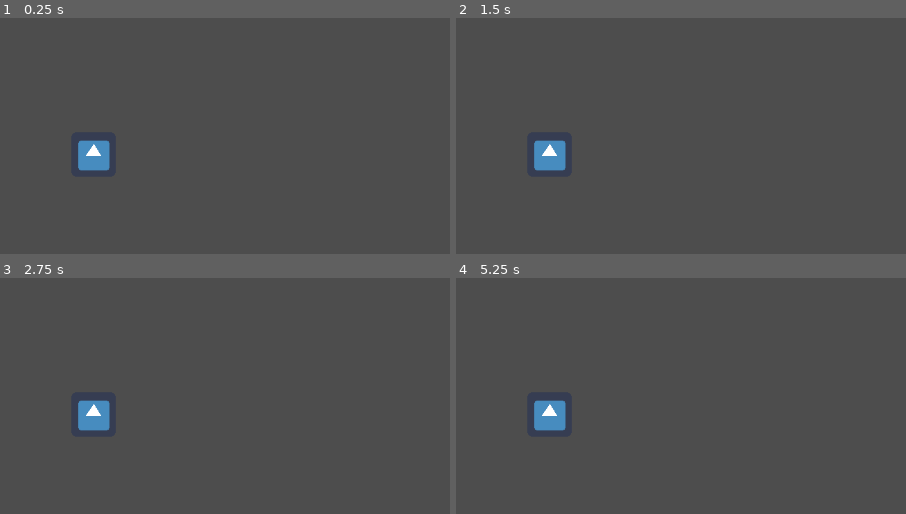
Above: before the commit, frames 1-4 (two rows, left to right).
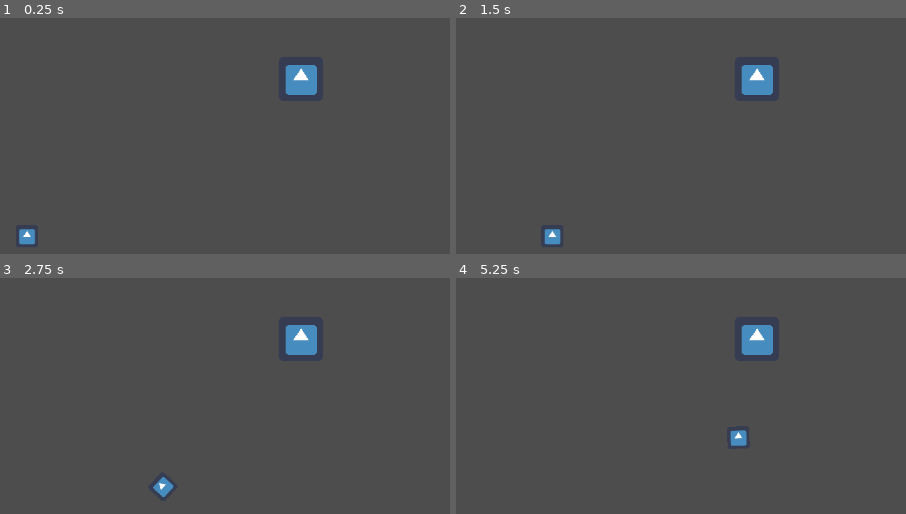
Above: after the commit, the same moments.

Repository: TCOR3987/TCOR30987-Game-Godot-Version
Game: Godot game, scene res://main.tscn
The game is run twice, just before and just after one commit, with the same random seed, the same clock (stepped at 60 frames per second) and the same inputs. The engine's default icon, where the game draws it, is replaced by a stand-in: a white triangle on a blue panel in a dark square.
Inputs (mouse positions are in pixels of both pictures, inside the frame that each line leads up to):
- Up to frame 1 (0.25 s): no input
- Up to frame 2 (1.5 s): drag from (550, 154) to (outside the picture) at 0.52 s; drag from (586, 124) to (708, 192) at 1.27 s
- Up to frame 3 (2.75 s): move the mouse to (outside the picture) at 2.02 s; hold Shift (shift) from 2.03 s (still down); click (outside the picture) at 2.3 s
- Up to frame 4 (5.25 s): release Shift (shift) at 2.75 s; drag from (708, 452) to (505, 294) at 2.77 s; move the mouse to (outside the picture) at 3.52 s; hold Shift (shift) 3.53-4.25 s; right-click (outside the picture) at 3.6 s; click (outside the picture) at 3.67 s; drag from (505, 294) to (550, 414) at 4.27 s; move the mouse to (784, 362) at 5.02 s; press the mouse at (784, 362) at 5.03 s

The runs differ from the first frame. In frame 1, 2.0% of the frame differs, in the area x 4-71%, y 19-97%; in frame 2, 2.1%, in the area x 17-71%, y 19-97%; in frame 3, 2.0%; in frame 4, 2.1%.
Error before the commit: Parse Error: Expected indented block after "for" block. (res://globals.gd:10)

Commit message:
carrier
carrier movement system completed

Diff:
--- a/components/ComponentEngine.gd
+++ b/components/ComponentEngine.gd
@@ -2,4 +2,5 @@
 
 class_name ComponentEngine
 
-@export var power:int = 500
+@export var power:int = 10
+@export var consumption_rate:float = 1
--- a/components/ComponentFuel.gd
+++ b/components/ComponentFuel.gd
@@ -2,7 +2,7 @@
 
 class_name ComponentFuel
 
-@export var current:float = 0
+@export var current:float = 100
 @export var max:float = 100
 
 # Called when the node enters the scene tree for the first time.
--- a/components/ComponentSelect.gd
+++ b/components/ComponentSelect.gd
@@ -2,12 +2,20 @@
 
 class_name ComponentSelect
 
-var selected:bool = false
+@export var selected:bool = false
+var entity
 
 func _on_input_event(viewport, event, shape_idx):
 	if Input.is_action_pressed("left_click") == true:
-		selected = !selected
+		SignalBus.emit_signal("deselect_entities")
+		selected = true
 		pass
 	pass # Replace with function body.
 
-Something
+func _ready():
+	entity = $".."
+	SignalBus.connect("deselect_entities", _deselect_entity)
+
+func _deselect_entity():
+	if entity != Globals.selected_unit:
+		selected = false
--- a/components/ComponentSpeed.gd
+++ b/components/ComponentSpeed.gd
@@ -3,7 +3,7 @@
 class_name ComponentSpeed
 
 @export var current:float = 0
-@export var drag:float = 0
+@export var drag:float = 0.5
 @export var setting:int = 0
 
 
--- a/components/ComponentTurn.gd
+++ b/components/ComponentTurn.gd
@@ -2,4 +2,4 @@
 
 class_name ComponentTurn
 
-@export var speed:float = 100
+@export var speed:float = 1
--- a/components/ComponentWaypoints.tscn
+++ b/components/ComponentWaypoints.tscn
@@ -2,5 +2,5 @@
 
 [ext_resource type="Script" path="res://components/ComponentWaypoints.gd" id="1_1kawu"]
 
-[node name="WaypointsComponent" type="Node2D"]
+[node name="ComponentWaypoints" type="Node2D"]
 script = ExtResource("1_1kawu")
--- a/entities/carrier/EntityCarrier.gd
+++ b/entities/carrier/EntityCarrier.gd
@@ -1,11 +1,3 @@
 extends CharacterBody2D
 
 class_name EntityCarrier
-
-# Called when the node enters the scene tree for the first time.
-func _ready():
-	pass # Replace with function body.
-
-# Called every frame. 'delta' is the elapsed time since the previous frame.
-func _process(delta):
-	pass
--- a/entities/carrier/EntityCarrier.tscn
+++ b/entities/carrier/EntityCarrier.tscn
@@ -6,41 +6,48 @@
 [ext_resource type="PackedScene" path="res://components/ComponentSpeed.tscn" id="4_p8o1l"]
 [ext_resource type="PackedScene" path="res://components/ComponentTeam.tscn" id="5_u6djt"]
 [ext_resource type="PackedScene" uid="uid://drcgkmjnqoax6" path="res://components/ComponentWaypoints.tscn" id="6_vmrll"]
-[ext_resource type="PackedScene" uid="uid://b8q3cy58rualg" path="res://systems/MovementCarrierSystem.tscn" id="7_sduvf"]
 [ext_resource type="Texture2D" uid="uid://sh0o8wj40dkt" path="res://icon.png" id="8_m8qp4"]
 [ext_resource type="PackedScene" uid="uid://cuto07p0aebpn" path="res://components/ComponentTransform.tscn" id="8_puqdq"]
 [ext_resource type="PackedScene" uid="uid://bkc6c7ogcqtq1" path="res://components/ComponentTurn.tscn" id="10_wkt53"]
 [ext_resource type="PackedScene" uid="uid://cb8xgnm0xk5ot" path="res://components/ComponentSelect.tscn" id="11_38jp6"]
+[ext_resource type="PackedScene" uid="uid://ox47q8ej0gno" path="res://systems/SystemMovementNonFuel.tscn" id="11_cgmpu"]
+[ext_resource type="PackedScene" uid="uid://dfmsmqlcd7hpl" path="res://systems/SystemWaypointsChange.tscn" id="12_6g0mq"]
 
 [node name="EntityCarrier" type="CharacterBody2D"]
-motion_mode = 1
 script = ExtResource("1_l8m0m")
 
 [node name="Sprite2D" type="Sprite2D" parent="."]
 texture = ExtResource("8_m8qp4")
 
 [node name="ComponentEngine" parent="." instance=ExtResource("2_lia8e")]
-power = 10
+consumption_rate = 0.0
 
 [node name="HitpointsComponent" parent="." instance=ExtResource("3_k4r1m")]
+hitpoints_current = 10000.0
+hitpoints_max = 10000.0
+
+[node name="Area2D" parent="." instance=ExtResource("11_38jp6")]
 
 [node name="SpeedComponent" parent="." instance=ExtResource("4_p8o1l")]
+drag = 0.9
 
 [node name="TeamComponent" parent="." instance=ExtResource("5_u6djt")]
-
-[node name="WaypointsComponent" parent="." instance=ExtResource("6_vmrll")]
-
-[node name="MovementCarrierSystem" parent="." node_paths=PackedStringArray("component_waypoints", "component_speed", "component_engine", "component_transform", "component_turn") instance=ExtResource("7_sduvf")]
-component_waypoints = NodePath("../WaypointsComponent")
-component_speed = NodePath("../SpeedComponent")
-component_engine = NodePath("../ComponentEngine")
-component_transform = NodePath("../ComponentTransform")
-component_turn = NodePath("../ComponentTurn")
+team = 1
 
 [node name="ComponentTransform" parent="." node_paths=PackedStringArray("xyz") instance=ExtResource("8_puqdq")]
 xyz = NodePath("..")
 
 [node name="ComponentTurn" parent="." instance=ExtResource("10_wkt53")]
 
-[node name="ComponentSelect" parent="." instance=ExtResource("11_38jp6")]
-scale = Vector2(3, 3)
+[node name="ComponentWaypoints" parent="." instance=ExtResource("6_vmrll")]
+
+[node name="MovementCarrierSystem" parent="." node_paths=PackedStringArray("component_waypoints", "component_speed", "component_engine", "component_transform", "component_turn") instance=ExtResource("11_cgmpu")]
+component_waypoints = NodePath("../ComponentWaypoints")
+component_speed = NodePath("../SpeedComponent")
+component_engine = NodePath("../ComponentEngine")
+component_transform = NodePath("../ComponentTransform")
+component_turn = NodePath("../ComponentTurn")
+
+[node name="SystemWaypointsChange" parent="." node_paths=PackedStringArray("component_waypoints", "component_select") instance=ExtResource("12_6g0mq")]
+component_waypoints = NodePath("../ComponentWaypoints")
+component_select = NodePath("../Area2D")
--- /dev/null
+++ b/entities/uav_scout/UAV_Scout.gd
@@ -0,0 +1,3 @@
+extends CharacterBody2D
+
+class_name EntityUavScout
--- /dev/null
+++ b/entities/uav_scout/UAV_Scout.tscn
@@ -0,0 +1,60 @@
+[gd_scene load_steps=14 format=3 uid="uid://b4mt35jl4xvvd"]
+
+[ext_resource type="Script" path="res://entities/uav_scout/UAV_Scout.gd" id="1_gfjfx"]
+[ext_resource type="Texture2D" uid="uid://sh0o8wj40dkt" path="res://icon.png" id="2_vfcvi"]
+[ext_resource type="PackedScene" uid="uid://cuwvauah0mvm8" path="res://components/ComponentEngine.tscn" id="3_q6g1w"]
+[ext_resource type="PackedScene" path="res://components/ComponentFuel.tscn" id="4_1i7py"]
+[ext_resource type="PackedScene" path="res://components/ComponentHitpoints.tscn" id="5_kplyl"]
+[ext_resource type="PackedScene" uid="uid://cb8xgnm0xk5ot" path="res://components/ComponentSelect.tscn" id="6_7yadh"]
+[ext_resource type="PackedScene" path="res://components/ComponentSpeed.tscn" id="7_kc1ib"]
+[ext_resource type="PackedScene" path="res://components/ComponentTeam.tscn" id="8_0u8ga"]
+[ext_resource type="PackedScene" uid="uid://cuto07p0aebpn" path="res://components/ComponentTransform.tscn" id="9_05guo"]
+[ext_resource type="PackedScene" uid="uid://bkc6c7ogcqtq1" path="res://components/ComponentTurn.tscn" id="10_lxell"]
+[ext_resource type="PackedScene" uid="uid://drcgkmjnqoax6" path="res://components/ComponentWaypoints.tscn" id="11_rvgq8"]
+[ext_resource type="PackedScene" uid="uid://dfmsmqlcd7hpl" path="res://systems/SystemWaypointsChange.tscn" id="12_vpfw0"]
+[ext_resource type="PackedScene" uid="uid://sk8vlgwth7t0" path="res://systems/SystemMovementFuel.tscn" id="13_x7orw"]
+
+[node name="EntityScout" type="CharacterBody2D"]
+scale = Vector2(0.5, 0.5)
+motion_mode = 1
+script = ExtResource("1_gfjfx")
+
+[node name="Sprite2D" type="Sprite2D" parent="."]
+texture = ExtResource("2_vfcvi")
+
+[node name="ComponentEngine" parent="." instance=ExtResource("3_q6g1w")]
+power = 20
+
+[node name="SpeedComponent" parent="." instance=ExtResource("7_kc1ib")]
+setting = 1
+
+[node name="FuelComponent" parent="." instance=ExtResource("4_1i7py")]
+
+[node name="HitpointsComponent" parent="." instance=ExtResource("5_kplyl")]
+
+[node name="Area2D" parent="." instance=ExtResource("6_7yadh")]
+scale = Vector2(3, 3)
+selected = true
+
+[node name="TeamComponent" parent="." instance=ExtResource("8_0u8ga")]
+team = 1
+
+[node name="ComponentTransform" parent="." node_paths=PackedStringArray("xyz") instance=ExtResource("9_05guo")]
+xyz = NodePath("..")
+
+[node name="ComponentTurn" parent="." instance=ExtResource("10_lxell")]
+speed = 2.0
+
+[node name="WaypointsComponent" parent="." instance=ExtResource("11_rvgq8")]
+
+[node name="SystemWaypointsChange" parent="." node_paths=PackedStringArray("component_waypoints", "component_select") instance=ExtResource("12_vpfw0")]
+component_waypoints = NodePath("../WaypointsComponent")
+component_select = NodePath("../Area2D")
+
+[node name="SystemMovementFuel" parent="." node_paths=PackedStringArray("component_waypoints", "component_speed", "component_engine", "component_transform", "component_turn", "component_fuel") instance=ExtResource("13_x7orw")]
+component_waypoints = NodePath("../WaypointsComponent")
+component_speed = NodePath("../SpeedComponent")
+component_engine = NodePath("../ComponentEngine")
+component_transform = NodePath("../ComponentTransform")
+component_turn = NodePath("../ComponentTurn")
+component_fuel = NodePath("../FuelComponent")
--- a/globals.gd
+++ b/globals.gd
@@ -1,12 +1,3 @@
 extends Node
 
-var selected_unit = []
-var selected_player_units = []
-
-
-func _process(delta):
-	if Input.is_action_just_pressed("right_click"):
-		if Input.is_action_pressed("shift"):
-			for unit in selected_player_units:
-
-	pass
+var selected_unit:EntityCarrier
--- a/main.gd
+++ b/main.gd
@@ -1,3 +1,9 @@
 extends Node2D
 
-class_name SystemMovementCarrier
+func _process(delta):
+	var mouse = get_global_mouse_position()
+	if Input.is_action_just_pressed("left_click"):
+		if Input.is_action_pressed("shift"):
+			SignalBus.emit_signal("waypoint_change", mouse)
+			pass
+	pass
--- a/main.tscn
+++ b/main.tscn
@@ -1,10 +1,14 @@
-[gd_scene load_steps=3 format=3 uid="uid://daabwcfcny40s"]
+[gd_scene load_steps=4 format=3 uid="uid://daabwcfcny40s"]
 
 [ext_resource type="Script" path="res://main.gd" id="1"]
-[ext_resource type="PackedScene" uid="uid://ctfmy10fnrko4" path="res://entities/carrier/EntityCarrier.tscn" id="2_rob5l"]
+[ext_resource type="PackedScene" uid="uid://qnbpbuoqcwq" path="res://entities/carrier/EntityCarrier.tscn" id="2_rob5l"]
+[ext_resource type="PackedScene" uid="uid://b4mt35jl4xvvd" path="res://entities/uav_scout/UAV_Scout.tscn" id="3_a7hvb"]
 
 [node name="main" type="Node2D"]
 script = ExtResource("1")
 
-[node name="CarrierEntity" parent="." instance=ExtResource("2_rob5l")]
-position = Vector2(292, 399)
+[node name="CharacterBody2D" parent="." instance=ExtResource("2_rob5l")]
+position = Vector2(591, 290)
+
+[node name="CharacterBody2D2" parent="." instance=ExtResource("3_a7hvb")]
+position = Vector2(180, 517)
--- a/project.godot
+++ b/project.godot
@@ -18,6 +18,7 @@
 [autoload]
 
 Globals="*res://globals.gd"
+SignalBus="*res://signal_bus.gd"
 
 [gui]
 
--- /dev/null
+++ b/signal_bus.gd
@@ -0,0 +1,4 @@
+extends Node
+
+signal waypoint_change(Vector2)
+signal deselect_entities
--- a/systems/MovementCarrierSystem.tscn
+++ /dev/null
@@ -1,6 +0,0 @@
-[gd_scene load_steps=2 format=3 uid="uid://b8q3cy58rualg"]
-
-[ext_resource type="Script" path="res://systems/MovementCarrierSystem.gd" id="1_un45m"]
-
-[node name="MovementCarrierSystem" type="Node2D"]
-script = ExtResource("1_un45m")
--- /dev/null
+++ b/systems/SystemMovementFuel.gd
@@ -0,0 +1,36 @@
+extends Node2D
+
+class_name SystemMovementFuel
+
+@export var component_waypoints:ComponentWaypoints
+@export var component_speed:ComponentSpeed
+@export var component_engine:ComponentEngine
+@export var component_transform:ComponentTransform
+@export var component_turn:ComponentTurn
+@export var component_fuel:ComponentFuel
+
+# Called when the node enters the scene tree for the first time.
+func _ready():
+	pass # Replace with function body.
+
+# Called every frame. 'delta' is the elapsed time since the previous frame.
+func _process(delta):
+#	increase or decrease speed
+	var drag = float(component_speed.current < 0) * -1 + float(component_speed.current >= 0) * 1
+	var drag_amount = drag * 0.5 * component_speed.current  * component_speed.drag
+#	if fuel > 0 acceleration = speed - drag speed
+	component_speed.current += component_speed.setting * component_engine.power * float(component_fuel.current > 0) - drag_amount
+#	handles fuel consumption
+	component_fuel.current -= component_speed.setting * component_engine.consumption_rate * delta
+	print(component_fuel.current)
+#	translate
+	component_transform.xyz.move_local_x(component_speed.current * delta)
+#	rotate
+	if component_waypoints.waypoints.size() > 0:
+		if component_waypoints.waypoints[0].distance_to(component_transform.xyz.position) < 50:
+			component_waypoints.waypoints.pop_front()
+		else:
+			var direction = component_waypoints.waypoints[0] - component_transform.xyz.global_position
+			var angleto = component_transform.xyz.transform.x.angle_to(direction)
+			component_transform.xyz.rotate(sign(angleto) * min(delta * component_turn.speed, abs(angleto)))
+	pass
--- /dev/null
+++ b/systems/SystemMovementFuel.tscn
@@ -0,0 +1,6 @@
+[gd_scene load_steps=2 format=3 uid="uid://sk8vlgwth7t0"]
+
+[ext_resource type="Script" path="res://systems/SystemMovementFuel.gd" id="1_r4g0f"]
+
+[node name="SystemMovementFuel" type="Node2D"]
+script = ExtResource("1_r4g0f")
--- a/systems/MovementCarrierSystem.gd
+++ b/systems/SystemMovementNonFuel.gd
@@ -1,11 +1,12 @@
 extends Node2D
+
+class_name SystemMovementNonFuel
 
 @export var component_waypoints:ComponentWaypoints
 @export var component_speed:ComponentSpeed
 @export var component_engine:ComponentEngine
 @export var component_transform:ComponentTransform
 @export var component_turn:ComponentTurn
-var parent_transform
 # Called when the node enters the scene tree for the first time.
 func _ready():
 	pass # Replace with function body.
@@ -13,11 +14,11 @@
 # Called every frame. 'delta' is the elapsed time since the previous frame.
 func _process(delta):
 #	increase or decrease speed
-	var drag = float(component_speed.current < 0) * -1
-	component_speed.current += component_speed.setting * component_engine.power - drag * 0.5 * component_speed.current * component_speed.current * component_speed.drag
+	var drag = float(component_speed.current < 0) * -1 + float(component_speed.current >= 0) * 1
+	var drag_amount = drag * 0.5 * component_speed.current  * component_speed.drag
+	component_speed.current += component_speed.setting * component_engine.power - drag_amount
 #	translate
-	var forward:Vector2 = Vector2.UP * component_speed.current * delta
-	component_transform.xyz.translate(forward)
+	component_transform.xyz.move_local_x(component_speed.current * delta)
 #	rotate
 	if component_waypoints.waypoints.size() > 0:
 		if component_waypoints.waypoints[0].distance_to(component_transform.xyz.position) < 50:
--- /dev/null
+++ b/systems/SystemMovementNonFuel.tscn
@@ -0,0 +1,6 @@
+[gd_scene load_steps=2 format=3 uid="uid://ox47q8ej0gno"]
+
+[ext_resource type="Script" path="res://systems/SystemMovementNonFuel.gd" id="1_v16dk"]
+
+[node name="MovementCarrierSystem" type="Node2D"]
+script = ExtResource("1_v16dk")
--- /dev/null
+++ b/systems/SystemWaypointsChange.gd
@@ -0,0 +1,16 @@
+extends Node2D
+
+class_name SystemWaypointsChange
+
+@export var component_waypoints:ComponentWaypoints
+@export var component_select:ComponentSelect
+
+func _ready():
+	SignalBus.connect("waypoint_change", _waypoint_change)
+
+func _waypoint_change(a:Vector2):
+	if component_select.selected == true:
+		if component_waypoints.waypoints.size() > 0:
+			component_waypoints.waypoints[0] = a
+		else:
+			component_waypoints.waypoints.append(a)
--- /dev/null
+++ b/systems/SystemWaypointsChange.tscn
@@ -0,0 +1,6 @@
+[gd_scene load_steps=2 format=3 uid="uid://dfmsmqlcd7hpl"]
+
+[ext_resource type="Script" path="res://systems/SystemWaypointsChange.gd" id="1_1bw6h"]
+
+[node name="SystemWaypointsChange" type="Node2D"]
+script = ExtResource("1_1bw6h")
Not shown: 1 places in entities/carrier/EntityCarrier.tscn that only renumber resources
